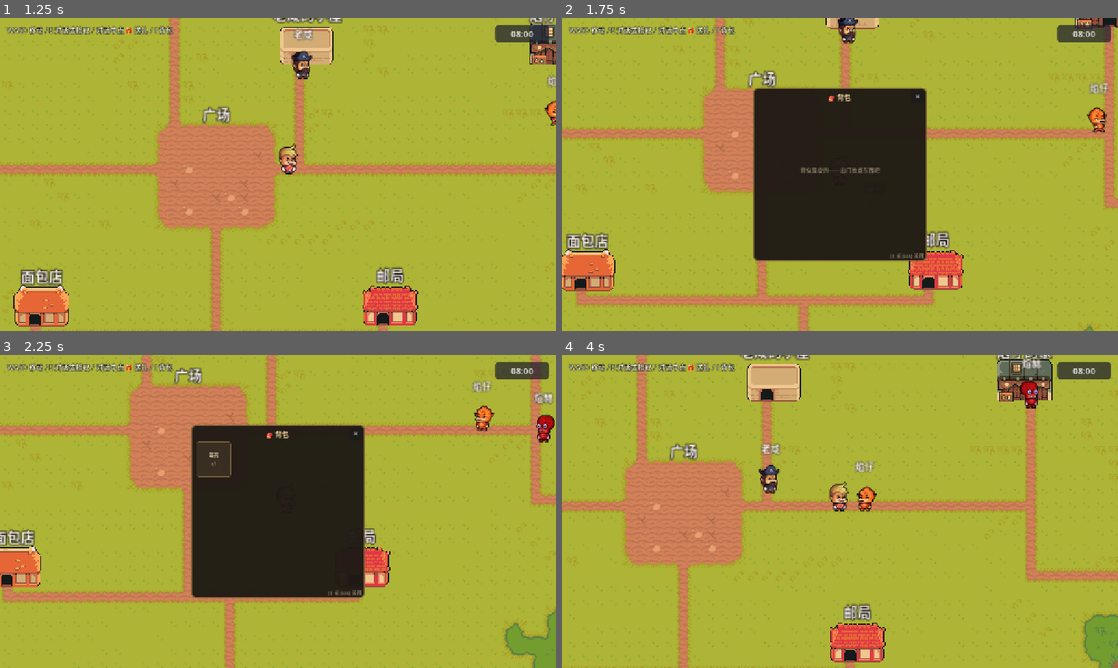
Above: before the commit, frames 1-4 (two rows, left to right).
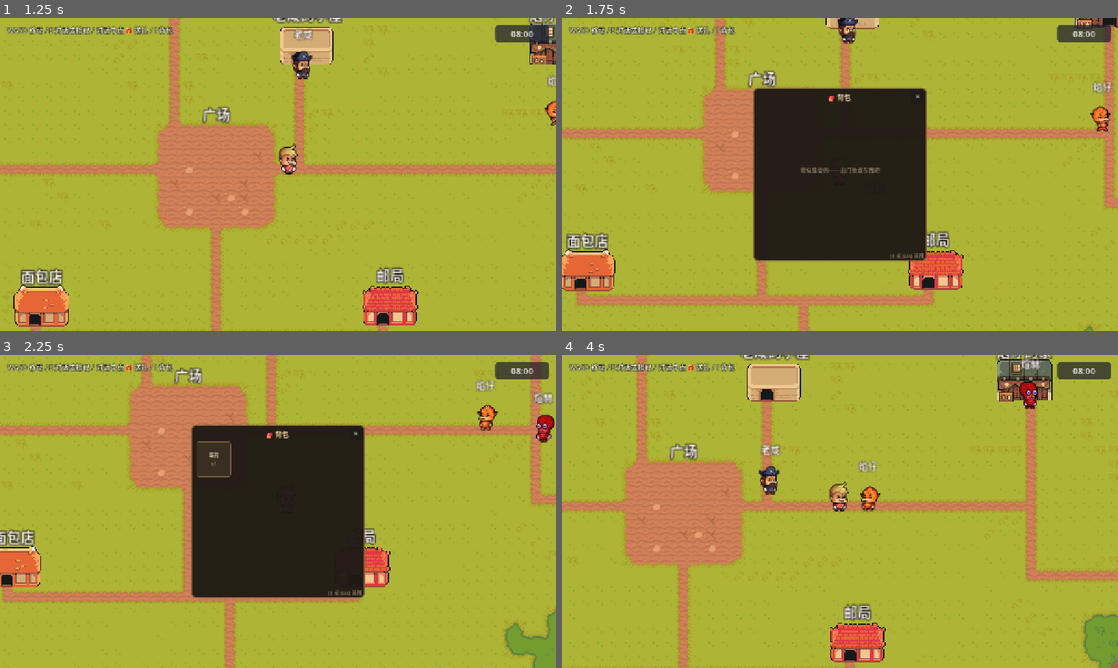
Above: after the commit, the same moments.

Repository: hotlddx-collab/game01
Game: Godot game, scene res://scenes/main.tscn
Two runs of this game, one before a commit and one after it. Both use one fixed random seed, a clock stepped at 60 frames per second and the inputs below.
Inputs:
- Up to frame 1 (1.25 s): tap Enter at 0.5 s; hold D (move_right) from 0.53 s (still down); hold E (interact) from 0.53 s (still down)
- Up to frame 2 (1.75 s): release D (move_right) at 1.28 s; release E (interact) at 1.28 s; hold S (move_down) from 1.28 s (still down); tap I at 1.35 s
- Up to frame 3 (2.25 s): release S (move_down) at 2.03 s; hold D (move_right) from 2.03 s (still down); hold E (interact) from 2.03 s (still down)
- Up to frame 4 (4 s): release D (move_right) at 2.78 s; release E (interact) at 2.78 s; hold W (move_up) 2.78-3.53 s; tap I at 2.85 s; hold A (move_left) from 3.53 s (still down); hold E (interact) from 3.53 s (still down)

Frame 1 is identical in both runs. In frame 2, 0.4% of the frame differs, in the area x 94-99%, y 20-37%; in frame 3, 0.4%; in frame 4, 0.8%, in the area x 35-87%, y 1-50%.

Commit message:
fix: NPC移动改回直接move_and_slide，去掉velocity_computed回调（是不动的根因）

Diff:
--- a/scripts/animal.gd
+++ b/scripts/animal.gd
@@ -94,21 +94,15 @@
 	_nav_agent.path_desired_distance = 8.0
 	_nav_agent.target_desired_distance = arrive_distance
 	_nav_agent.avoidance_enabled = true
-	_nav_agent.radius = 20.0
-	_nav_agent.neighbor_distance = 100.0
+	_nav_agent.radius = 18.0
+	_nav_agent.neighbor_distance = 80.0
 	_nav_agent.max_neighbors = 8
 	_nav_agent.max_speed = move_speed
-	# 用 velocity_computed 接收避让修正后的速度
-	_nav_agent.velocity_computed.connect(_on_velocity_computed)
 	add_child(_nav_agent)
 
 
-## avoidance 修正速度回调（只在需要移动时触发）
-func _on_velocity_computed(safe_velocity: Vector2) -> void:
-	if _state in [State.TRAVELING, State.WANDERING] and not is_busy():
-		velocity = safe_velocity
-		if safe_velocity.length() > 2.0:
-			move_and_slide()
+func _on_velocity_computed(_sv: Vector2) -> void:
+	pass  # 不用此回调，直接在 _physics_process 里 move_and_slide
 
 
 func _physics_process(delta: float) -> void:
@@ -157,8 +151,8 @@
 				var next: Vector2 = _nav_agent.get_next_path_position()
 				var dir: Vector2 = next - global_position
 				if dir.length() > 2.0:
-					# 期望速度交给 avoidance，回调 _on_velocity_computed 里实际 move
-					_nav_agent.velocity = dir.normalized() * eff_speed
+					velocity = dir.normalized() * eff_speed
+					move_and_slide()
 				else:
 					velocity = Vector2.ZERO
 				# 沿途随机暂停
@@ -327,7 +321,13 @@
 
 ## NavRegion 烘焙后通知所有 NPC 刷新路径
 func _refresh_nav_target() -> void:
-	if _target_pos != Vector2.ZERO:
+	if _target_pos == Vector2.ZERO:
+		return
+	# 已在目标附近 → 直接进 IDLE，不重新走一圈
+	if global_position.distance_to(_target_pos) < arrive_distance * 4.0:
+		_state = State.IDLE
+		_idle_timer = randf_range(0.5, 1.5)
+	else:
 		_plan_route_to(_target_pos, false)
 
 
